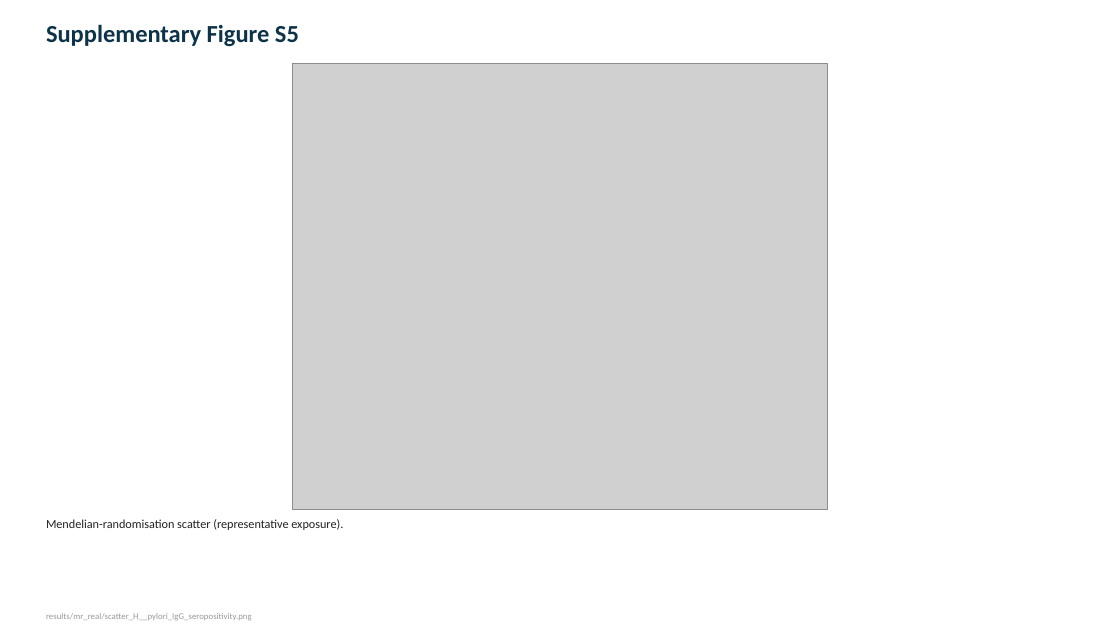
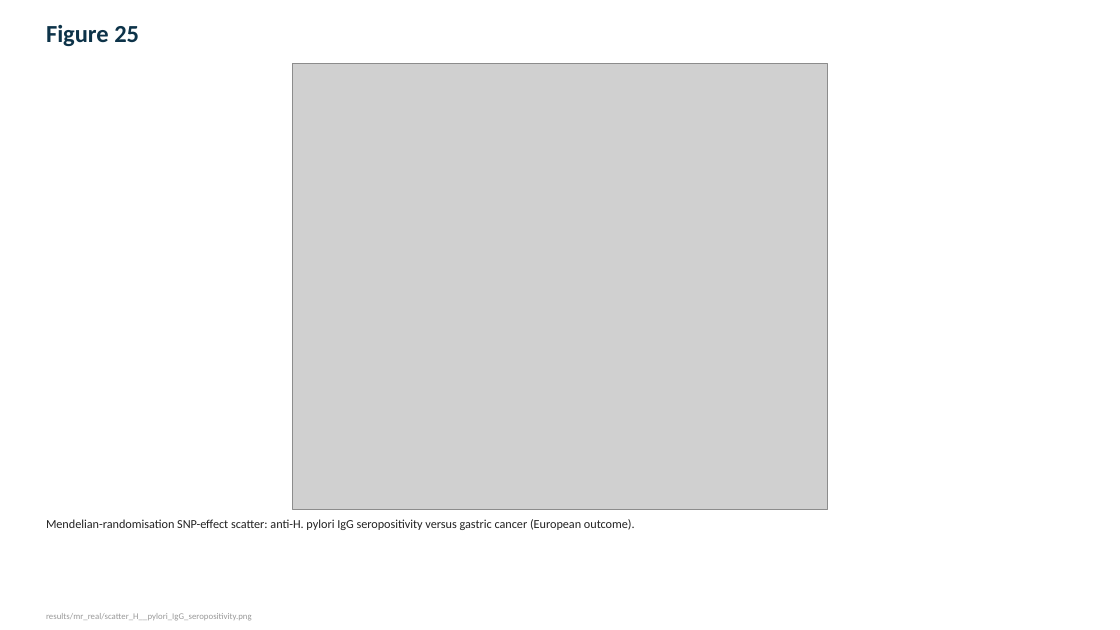
Before and after one commit to sreyacv1/GASTRIC-CANCER, a slide deck: slide 26 of FIGURES.pptx (slide 14 before the commit). Drawn at 1120x630 pixels with LibreOffice and Linux fonts; fonts in the diff are those of the drawing; grey boxes stand for pictures. Boxes give left, top, right and bottom in pixels: in the first picture for what was removed or moved away, otherwise in the second. Text is boxed around its words. In the diff, an @@ line names an element or a change of style, - is before the commit and + after.

Commit message:
Fully un-panel main figures 1-8 into 49 single-panel images; regenerate Fig1-4 panels from source

```diff
--- a/FIGURES.pptx
+++ b/FIGURES.pptx
@@ text at (46, 25, 139, 46): text changed @@
-Supplementary Figure S5
+Figure 25
@@ text at (46, 519, 635, 530): text changed @@
-Mendelian-randomisation scatter (representative exposure).
+Mendelian-randomisation SNP-effect scatter: anti-H. pylori IgG seropositivity versus gastric cancer (European outcome).
```
Also in this commit, not shown: 26 other slides changed, 23 slides added, 2 slides removed, 14 other files.
